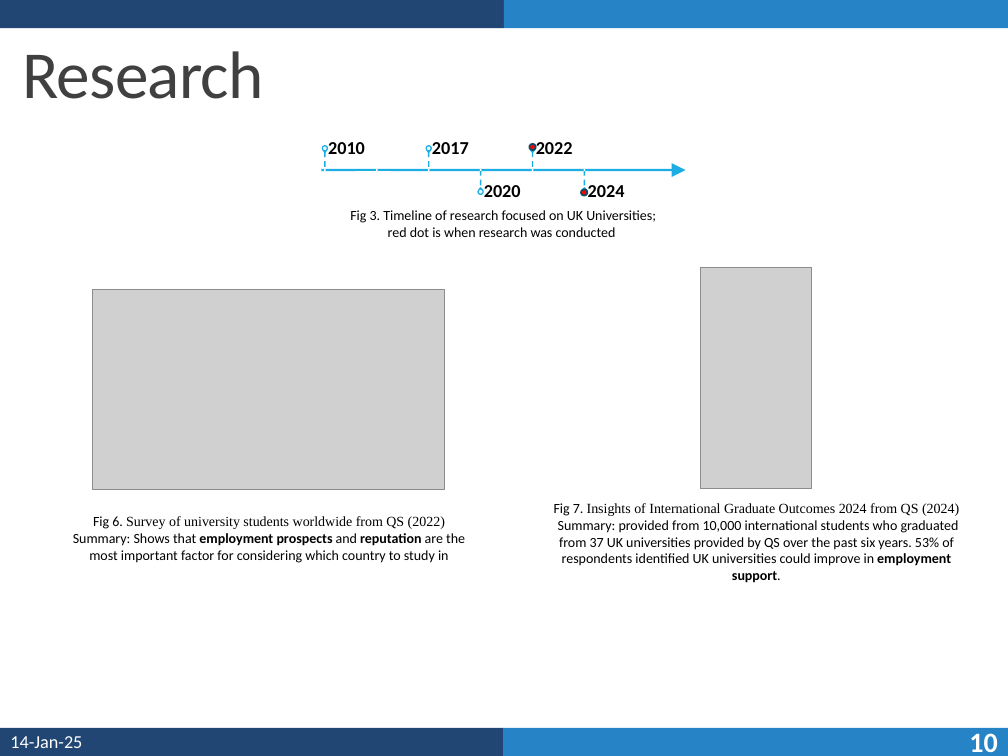
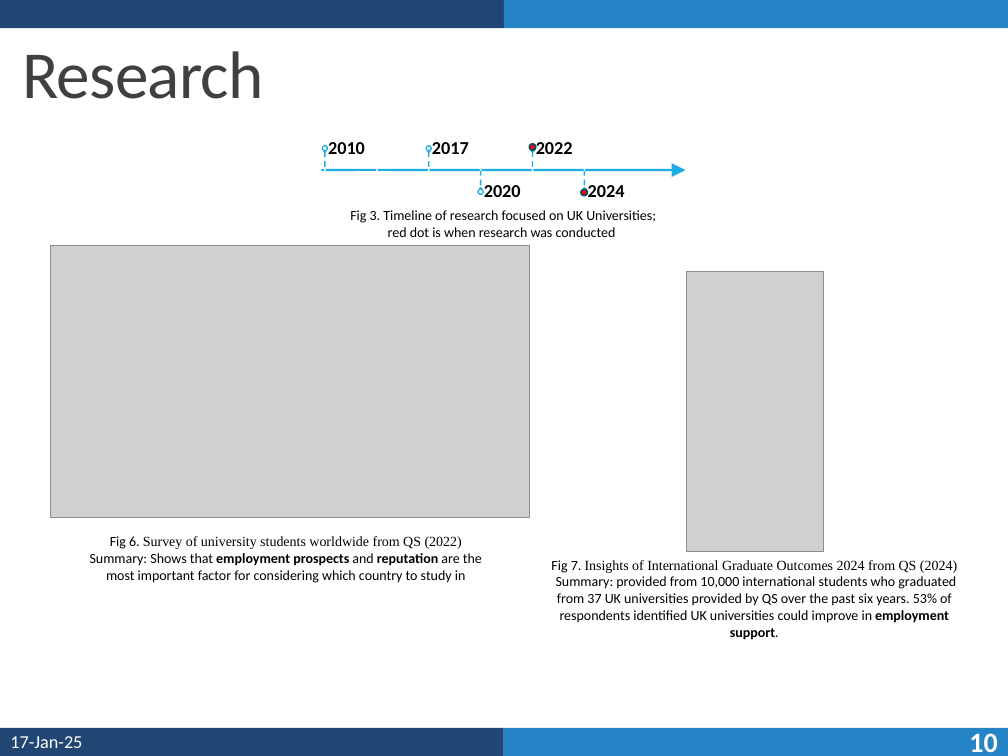
Before and after one commit to Takosaga/fall_24, a slide deck: slide 10 of bi_and_data_viz/Competitive Analysis for UWE Bristol_.pptx. Drawn at 1008x756 pixels with LibreOffice and Linux fonts; fonts in the diff are those of the drawing; grey boxes stand for pictures. Boxes give left, top, right and bottom in pixels: in the first picture for what was removed or moved away, otherwise in the second. Text is boxed around its words. In the diff, an @@ line names an element or a change of style, - is before the commit and + after.

```diff
--- a/bi_and_data_viz/Competitive Analysis for UWE Bristol_.pptx
+++ b/bi_and_data_viz/Competitive Analysis for UWE Bristol_.pptx
@@ picture: place and size @@
-picture at [93,289,444,490]
+picture at [50,246,529,517]
@@ picture: place and size @@
-picture at [701,268,810,489]
+picture at [686,272,824,551]
@@ text "Fig 6. Survey of university ...": place and size @@
-text "Fig 6. Survey of university ..." at [73,516,465,563]
+text "Fig 6. Survey of university ..." at [90,536,482,583]
@@ text "Fig 7. Insights of International ...": place and size @@
-text "Fig 7. Insights of International ..." at [554,503,959,583]
+text "Fig 7. Insights of International ..." at [551,560,957,640]
@@ text at [10,736,82,748]: text changed @@
-14-Jan-25
+17-Jan-25
```
Also in this commit, not shown: 20 other slides changed, 1 other file.
